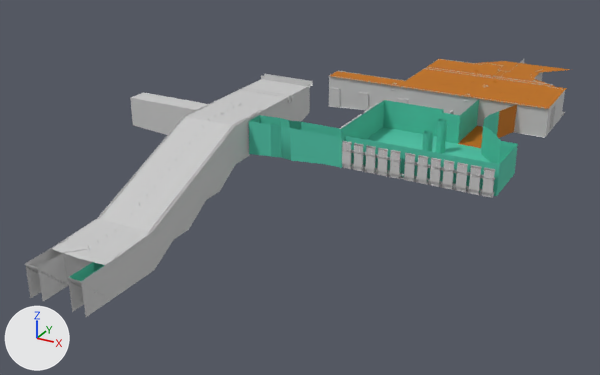
The FBX model Assets/_3D_Assets_/Vestuarios/vestuarios.FBX as it was, and as the next commit left it.
One viewpoint serves both versions: a 50 mm lens placed at (42.3, 5.8, 30.7), pointed at (6.6, 70.6, -1.8). The axes (+X, +Y, +Z) are drawn at lower left. The lights are the same throughout. Where no turn or scale is listed for an object, it has been applied to the vertices.

The first picture shows 'changing_room', 'col_mesh', 'dekcs', 'stairs'.
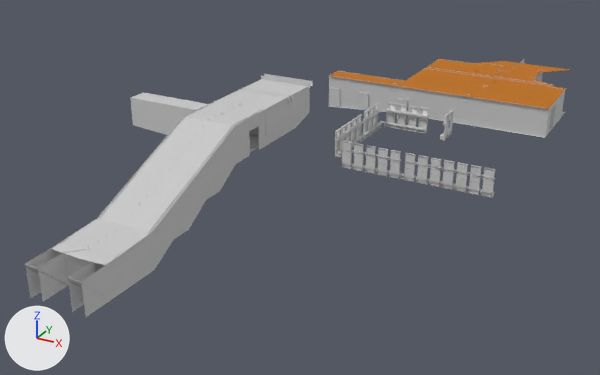
The change in detail:
Object 'col_mesh' (ob_col_mesh) is deleted.

Location of each change, [x1, y1, x2, y2] in pixels of the pictures (600 x 375 px):
'col_mesh', deleted (green)
    before: [69, 100, 518, 281]
    faces in mat_col_mesh_ncl1_2 (cyan #4fc5a9): [69, 100, 518, 281]
    faces in mat_metal_name (its picture is missing): [458, 105, 517, 148]
